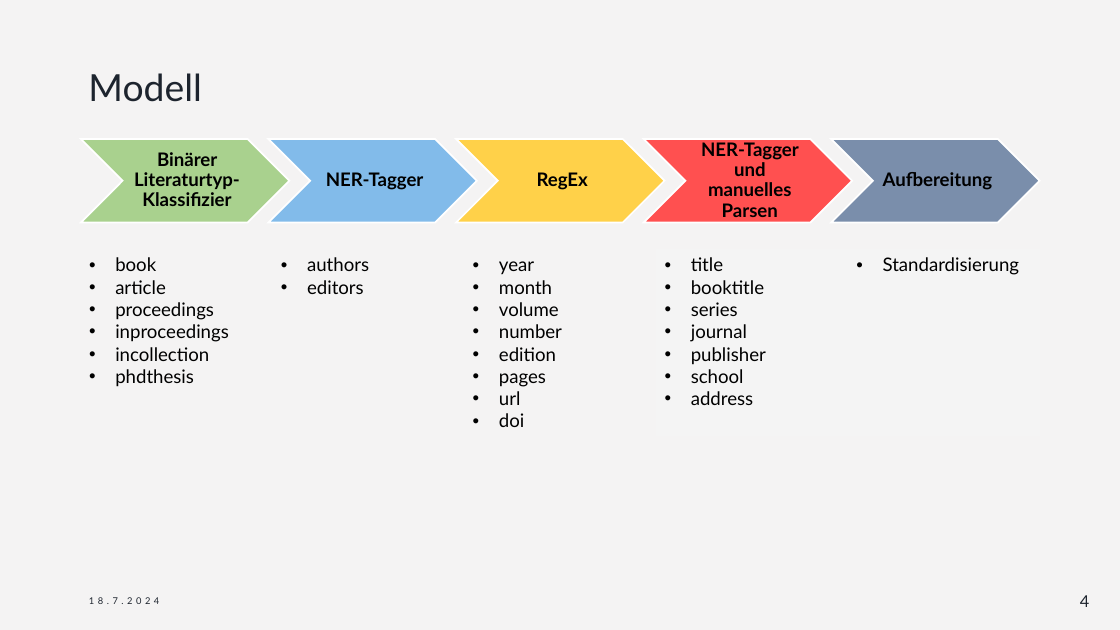
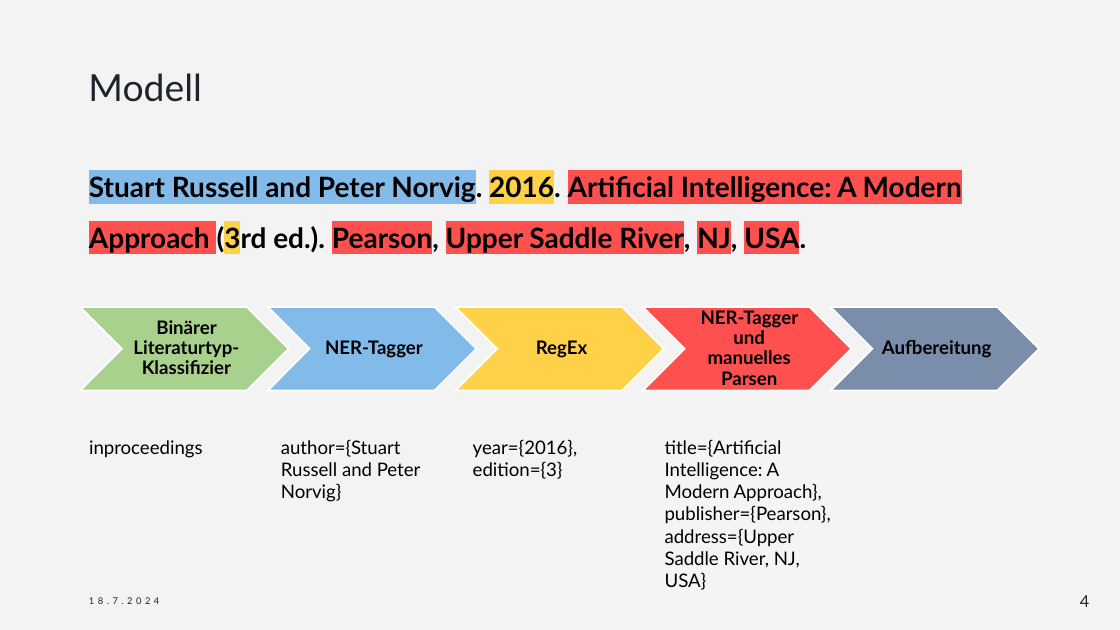
Before and after one commit to LaGit93/bibTexConverter_FaPra63065, a slide deck: slide 4 of Dokumente/Abschlussdemo_Bibtex_Konverter.pptx. Drawn at 1120x630 pixels with LibreOffice and Linux fonts; fonts in the diff are those of the drawing. Boxes give left, top, right and bottom in pixels: in the first picture for what was removed or moved away, otherwise in the second. Text is boxed around its words. In the diff, an @@ line names an element or a change of style, - is before the commit and + after.

Commit message:
Update Abschlussdemo_Bibtex_Konverter.pptx
Anpassung Folie Modell und Hinzufügung Folie Standardisierung

```diff
--- a/Dokumente/Abschlussdemo_Bibtex_Konverter.pptx
+++ b/Dokumente/Abschlussdemo_Bibtex_Konverter.pptx
@@ text added at bbox=[89, 173, 962, 254], 24 pt, text #000000, bold @@
+Stuart Russell and Peter Norvig. 2016. Artificial Intelligence: A Modern Approach (3rd ed.). Pearson, Upper Saddle River, NJ, USA.
@@ 5 texts, 5 chevrons: place and size @@
-5 texts, 5 chevrons at bbox=[81, 139, 1040, 223]
+5 texts, 5 chevrons at bbox=[81, 308, 1039, 391]
@@ table at bbox=[81, 432, 1038, 594] @@
-row 1: book / article / proceedings / inproceedings / incollection / phdthesis | authors / editors | year / month / volume / number / edition / pages / url / doi | title / booktitle / series / journal / publisher / school / address | Standardisierung
+row 1: inproceedings | author={Stuart Russell and Peter Norvig} | year={2016}, / edition={3} | title={Artificial Intelligence: A Modern Approach}, / publisher={Pearson}, / address={Upper Saddle River, NJ, USA} | 
@@ table: place and size @@
-table at bbox=[81, 250, 1038, 437]
+table at bbox=[81, 432, 1038, 594]
```
Also in this commit, not shown: 1 slide added.
